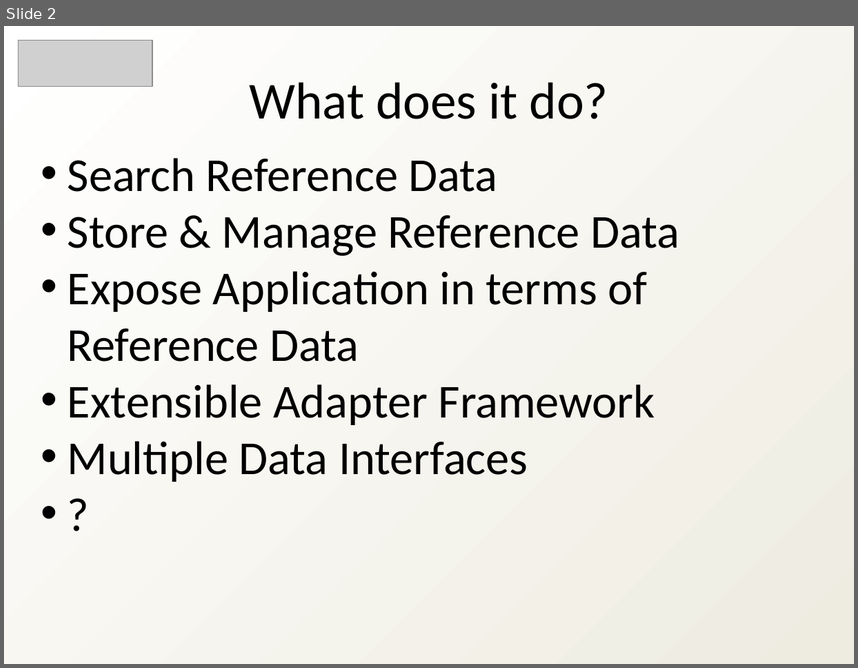
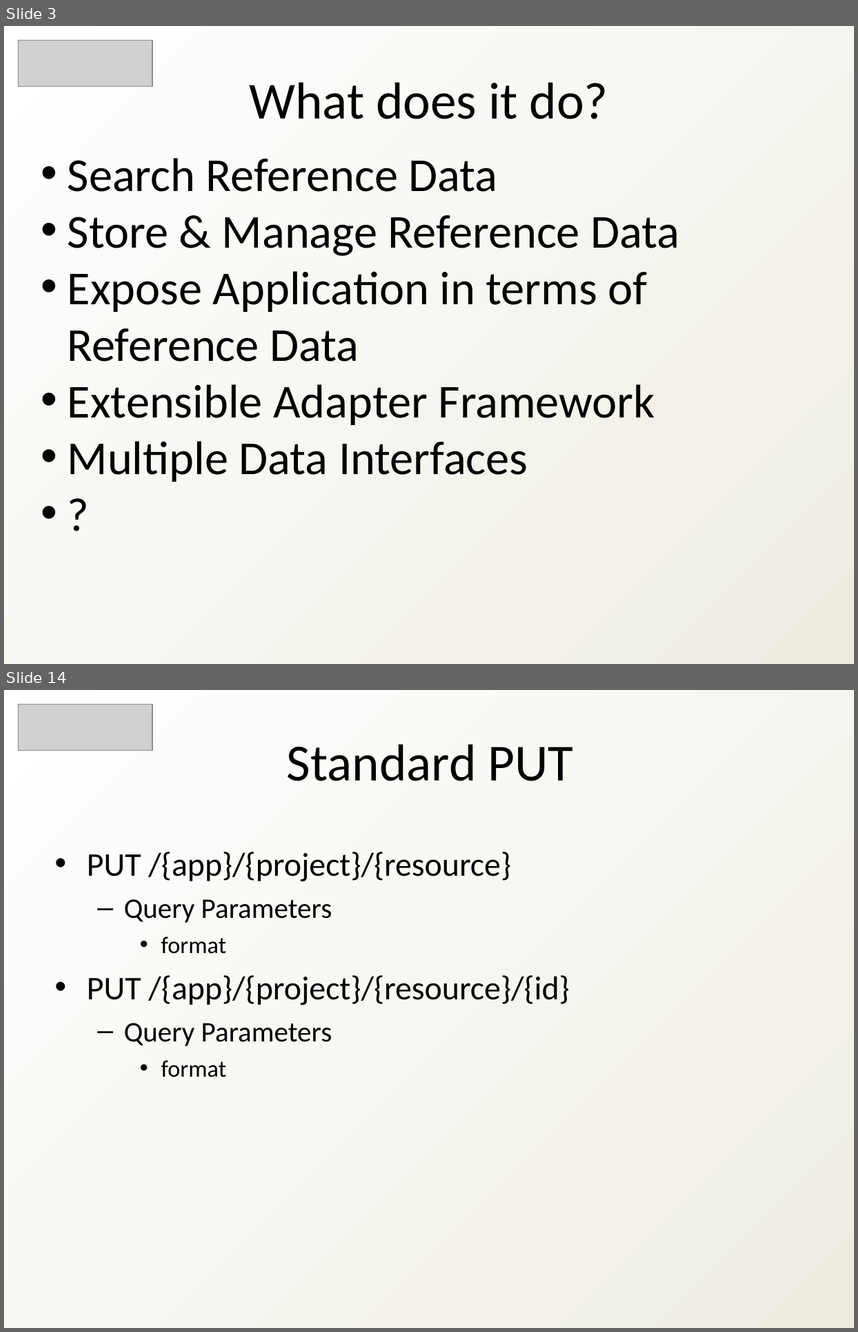
Before and after one commit to heyena/iring-tools, a slide deck: trunk/Documentation/iRINGTools_Overview_v2.1.0.ppt. Shown one above the other, each under a label of ours: slide 2 before the commit, slides 3 and 14 after it; the slides between them are not shown. The pictures are 858x668 and 858x1332 pixels, drawn with LibreOffice and Linux fonts; fonts in the diff are those of the drawing; grey boxes stand for pictures. Boxes give left, top, right and bottom in pixels: in the first picture for what was removed or moved away, otherwise in the second. Text is boxed around its words. In the diff, an @@ line names an element or a change of style, - is before the commit and + after.

```diff
--- a/trunk/Documentation/iRINGTools_Overview_v2.1.0.ppt
+++ b/trunk/Documentation/iRINGTools_Overview_v2.1.0.ppt
@@ slide 14 added at bbox=[4, 690, 854, 1328], background gradient #FFFFFF to #EEECE1 @@
@@ picture added at bbox=[18, 704, 153, 750] @@
@@ text added at bbox=[287, 744, 574, 781], 44 pt, text #000000 @@
+Standard PUT
@@ text added at bbox=[87, 851, 569, 1077], 28 pt, text #000000 @@
+• PUT /{app}/{project}/{resource}
+  – Query Parameters
+    • format
+• PUT /{app}/{project}/{resource}/{id}
+  – Query Parameters
+    • format
@@ what was slide 2 is now slide 3 @@
```
Also in this commit, not shown: 2 slides changed, 17 other slides added, 17 slides removed, 1 other file.
